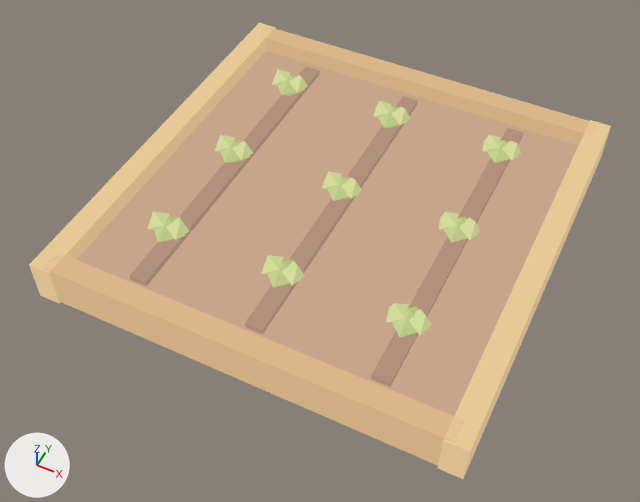
Two versions of the glTF model art/exports/farm-seedling.gltf, one commit apart.
The view is the same before and after, from a 50 mm lens placed at (1.18, -2.58, 3.01), pointed at (-0.01, -0.19, 0.03). Every picture has the same lights, and +X, +Y and +Z are marked at lower left. The picture after the commit comes second. Vertices at exactly the same position are counted once.

Names of what the first picture shows: 'farm-seedling'.
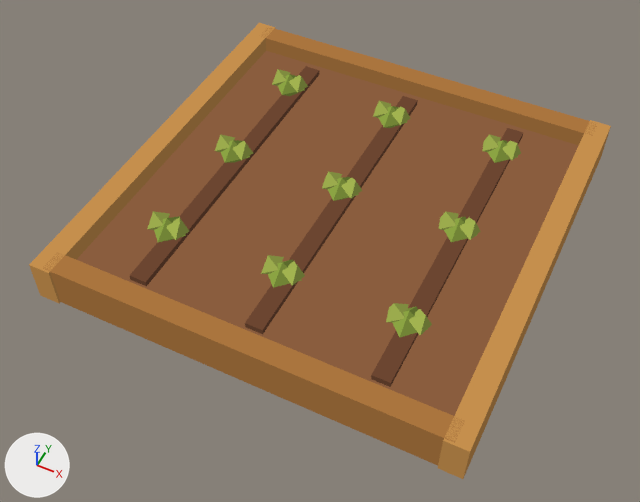
What differs and where, as boxes [x1, y1, x2, y2] in the pictures (640 x 502 px):
```json
{"part": 1, "of": "me_farm_seedling", "change": "recoloured", "before": [29, 28, 611, 479], "after": [29, 28, 611, 479], "on screen": "darker"}
{"part": 2, "of": "me_farm_seedling", "change": "recoloured", "before": [29, 23, 611, 452], "after": [29, 23, 611, 452]}
{"part": 3, "of": "me_farm_seedling", "change": "recoloured", "before": [130, 66, 523, 387], "after": [130, 66, 523, 387]}
```

Edits to the scene script, one JSON object a line:
```json
{"block": "me_farm_seedling", "where": "me_farm_seedling.from_pydata(...)  # 226 vertices, 312 faces; spans x -0.96..0.96, y -0.97..0.97, z 0.01..0.34"}
{"block": "me_farm_seedling", "where": "# used by ob_farm_seedling; location = (0.0, 0.0, 0.0)"}
{"block": "me_farm_seedling", "change": "me_farm_seedling part 1: 187 faces centred in x -0.96..0.96, y -0.97..0.97, z 0.05..0.3 are repainted in the vertex colours; the middle colour goes from green #bec68a to dark green #677233"}
{"block": "me_farm_seedling", "change": "me_farm_seedling part 2: 67 faces centred in x -0.93..0.93, y -0.58..0.58, z 0.25..0.31 are repainted in the vertex colours; the middle colour goes from green #ced796 to green #99a94c"}
{"block": "me_farm_seedling", "change": "me_farm_seedling part 3: 58 faces centred in x -0.9..0.9, y -0.93..0.96, z 0.01..0.2 are repainted in the vertex colours; the middle colour goes from beige #a88975 to brown #593b28"}
```
